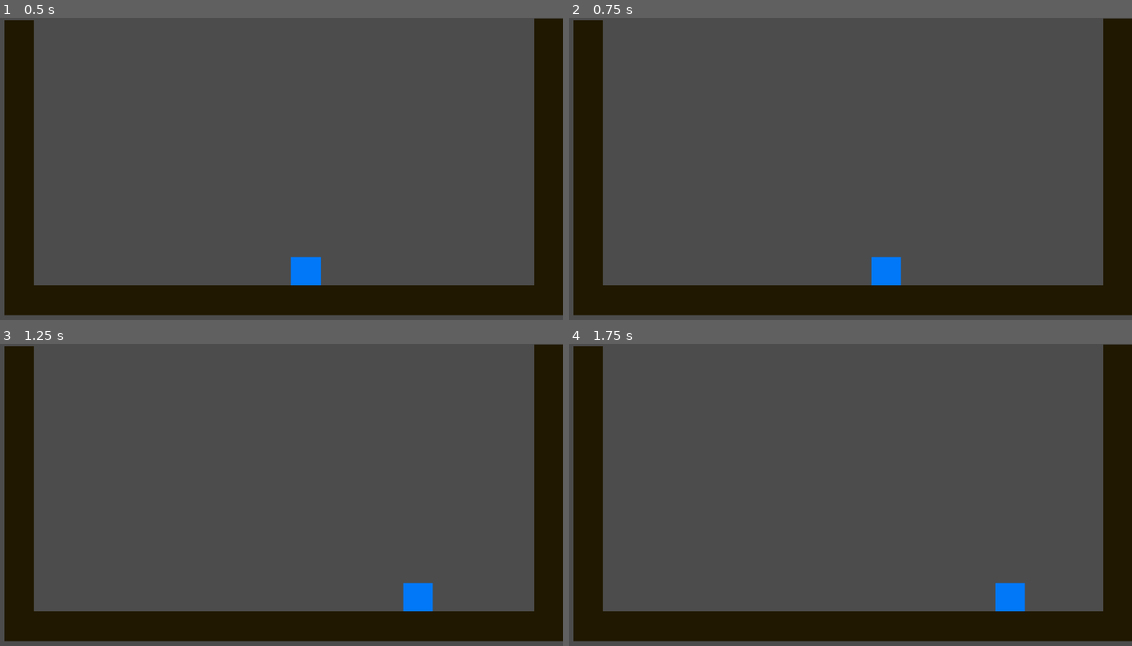
Above: before the commit, frames 1-4 (two rows, left to right).
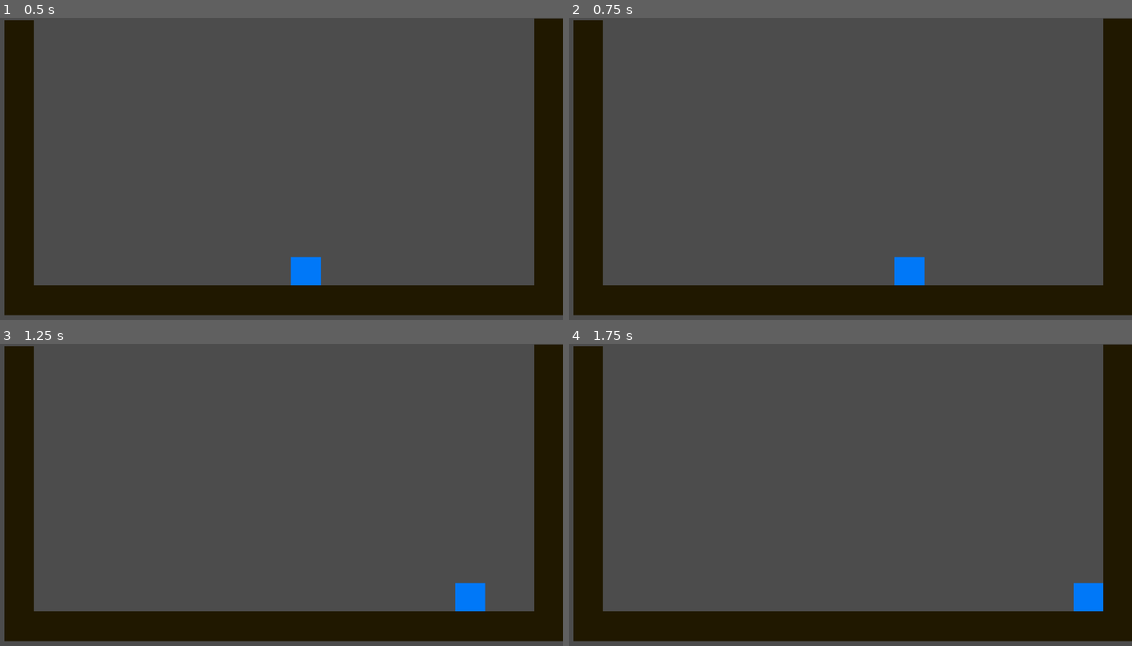
Above: after the commit, the same moments.

Repository: studiocentauri/game-programming-workshop
Game: Godot game, scene res://scenes/physics/kinematic.tscn
The game is run twice, just before and just after one commit, with the same random seed, the same clock (stepped at 60 frames per second) and the same inputs. This scene is started directly instead of the project's main scene.
Inputs:
- Up to frame 1 (0.5 s): no input
- Up to frame 2 (0.75 s): tap Enter (confirm) at 0.5, 0.6 s; hold Right (right) from 0.53 s (still down)
- Up to frame 3 (1.25 s): keep holding Right (right)
- Up to frame 4 (1.75 s): release Right (right) at 1.28 s; hold Down (down) from 1.28 s (still down); tap Enter (confirm) at 1.35 s

Frame 1 is identical in both runs. In frame 2, 0.8% of the frame differs, in the area x 53-64%, y 78-89%; in frame 3, 1.0%, in the area x 71-87%, y 78-89%; in frame 4, 1.0%.

Commit message:
Update scripts

Diff:
--- a/project/scenes/physics/Char.gd
+++ b/project/scenes/physics/Char.gd
@@ -2,10 +2,10 @@
 
 onready var rb=$KinematicBody2D
 var velocity
-var gravityScale=1.0
-var acceleration=900.0
-var maxSpeed=400.0
-var friction=0.25
+export var gravityScale=1.0
+export var acceleration=900.0
+export var maxSpeed=400.0
+export var friction=0.25
 
 func _ready():
 	velocity = Vector2.ZERO
--- a/project/scenes/physics/Player.gd
+++ b/project/scenes/physics/Player.gd
@@ -2,8 +2,8 @@
 
 onready var rb = $RigidBody2D
 
-onready var speed=250.0
-onready var fric=0.1
+export var speed=250.0
+export var fric=0.1
 
 func _physics_process(delta):
 	var vel=rb.linear_velocity
--- a/project/scenes/physics/kinematic.tscn
+++ b/project/scenes/physics/kinematic.tscn
@@ -16,6 +16,9 @@
 __meta__ = {
 "_edit_group_": true
 }
+acceleration = 3000.0
+maxSpeed = 450.0
+friction = 0.1
 
 [node name="KinematicBody2D" type="KinematicBody2D" parent="Char"]
 
